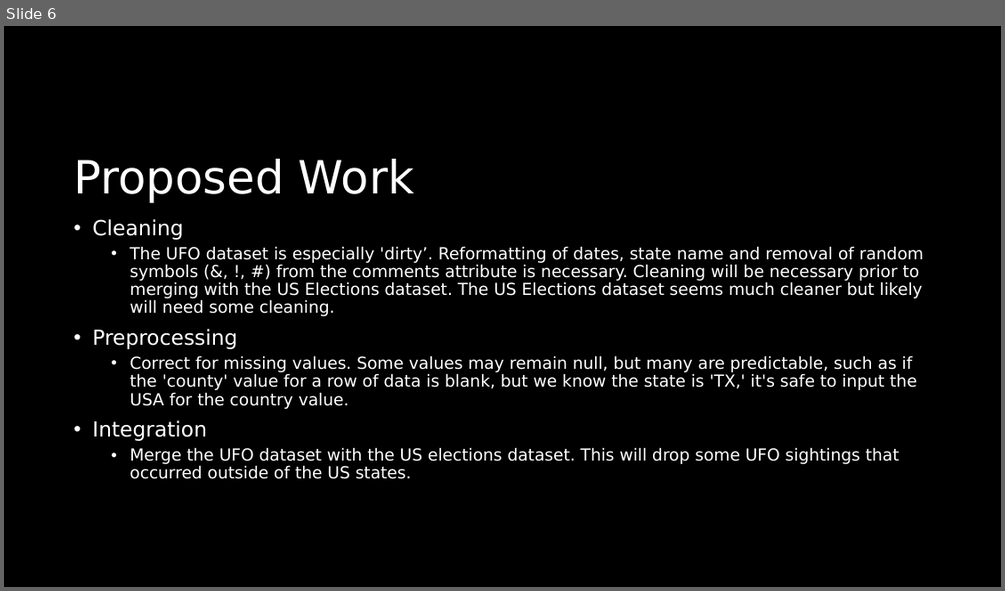
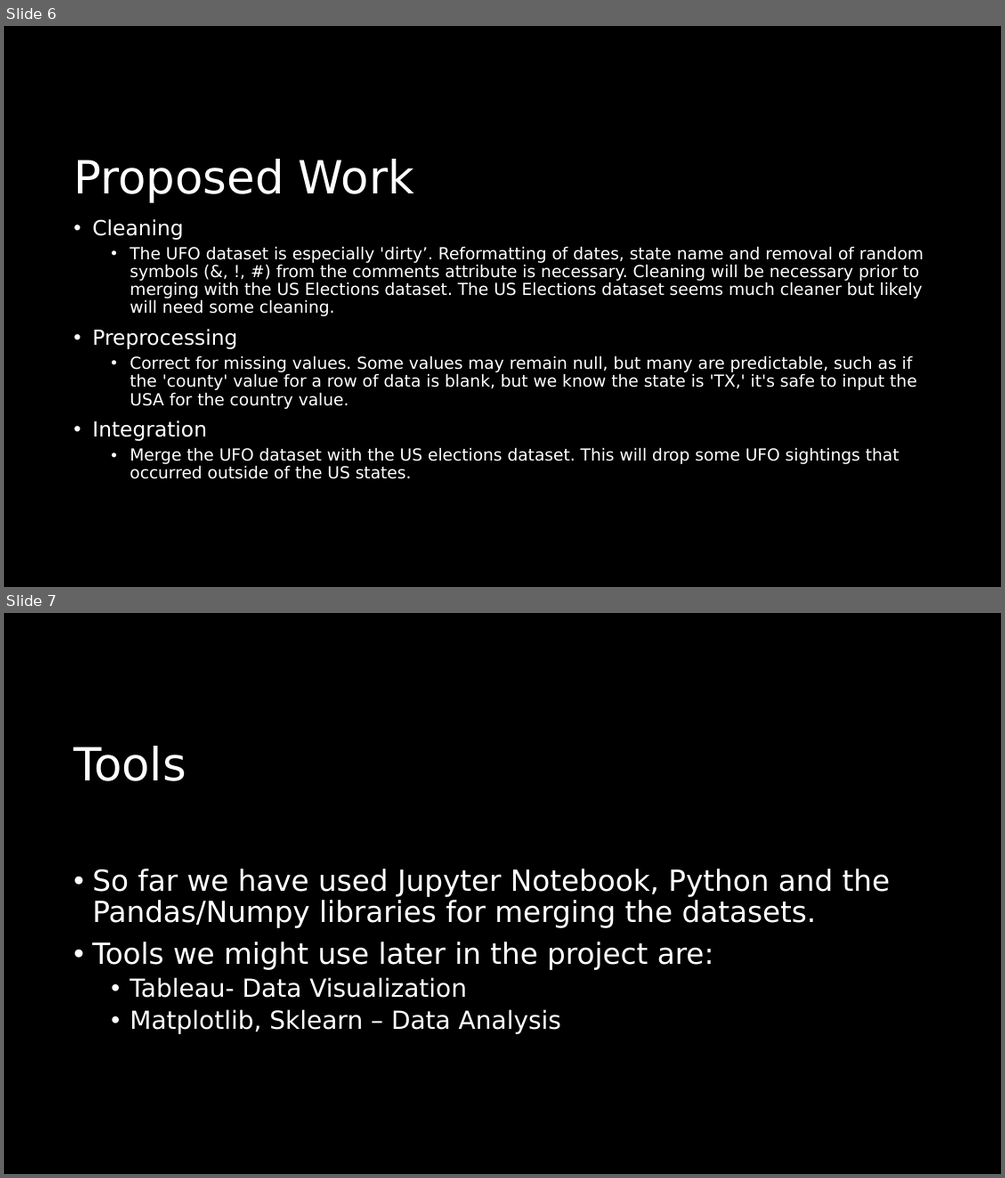
Before and after one commit to KWolley/CSPB4502_DreamTeam, a slide deck: UFO_presidentalElections.pptx. Shown one above the other, each under a label of ours: slide 6 before the commit, slides 6 and 7 after it. The pictures are 1005x591 and 1005x1178 pixels, drawn with LibreOffice and Linux fonts; fonts in the diff are those of the drawing. Boxes give left, top, right and bottom in pixels: in the first picture for what was removed or moved away, otherwise in the second. Text is boxed around its words. In the diff, an @@ line names an element or a change of style, - is before the commit and + after.

```diff
--- a/UFO_presidentalElections.pptx
+++ b/UFO_presidentalElections.pptx
@@ slide 7 added at (4,613,1001,1174), background #000000 @@
@@ title added at (73,746,186,781), 44 pt, text #FFFFFF @@
+Tools
@@ text added at (92,868,890,1034), 28 pt, text #FFFFFF @@
+• So far we have used Jupyter Notebook, Python and the Pandas/Numpy libraries for merging the datasets.
+• Tools we might use later in the project are:
+  • Tableau- Data Visualization
+  • Matplotlib, Sklearn – Data Analysis
```
Also in this commit, not shown: 4 slides changed.
